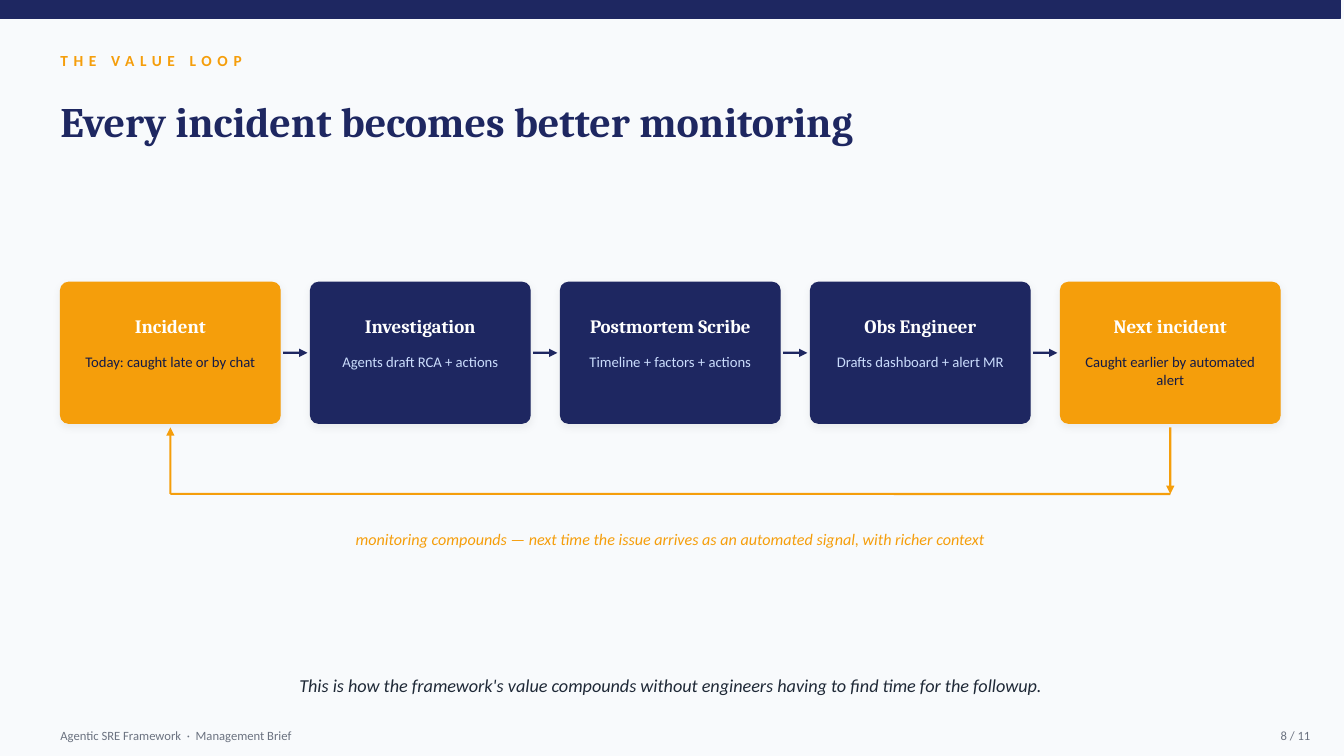
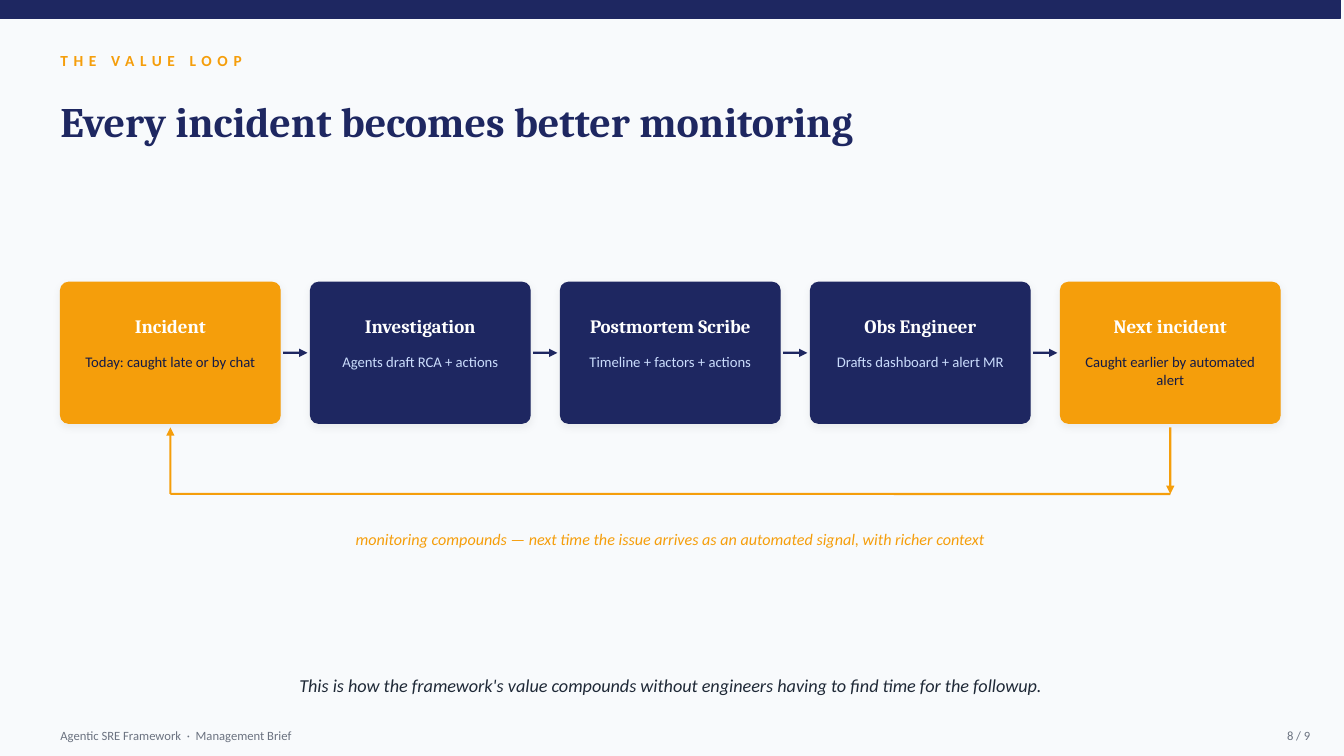
Before and after one commit to ctgjdw/agentic-sre-system, a slide deck: slide 8 of agentic-sre-framework/docs/decks/management-brief.pptx. Drawn at 1344x756 pixels with LibreOffice and Linux fonts; fonts in the diff are those of the drawing. Boxes give left, top, right and bottom in pixels: in the first picture for what was removed or moved away, otherwise in the second. Text is boxed around its words. In the diff, an @@ line names an element or a change of style, - is before the commit and + after.

```diff
--- a/agentic-sre-framework/docs/decks/management-brief.pptx
+++ b/agentic-sre-framework/docs/decks/management-brief.pptx
@@ text at (1287,731,1310,740): text changed @@
-8 / 11
+8 / 9
```
Also in this commit, not shown: 5 other slides changed, 2 slides added, 4 slides removed, 6 other files.
